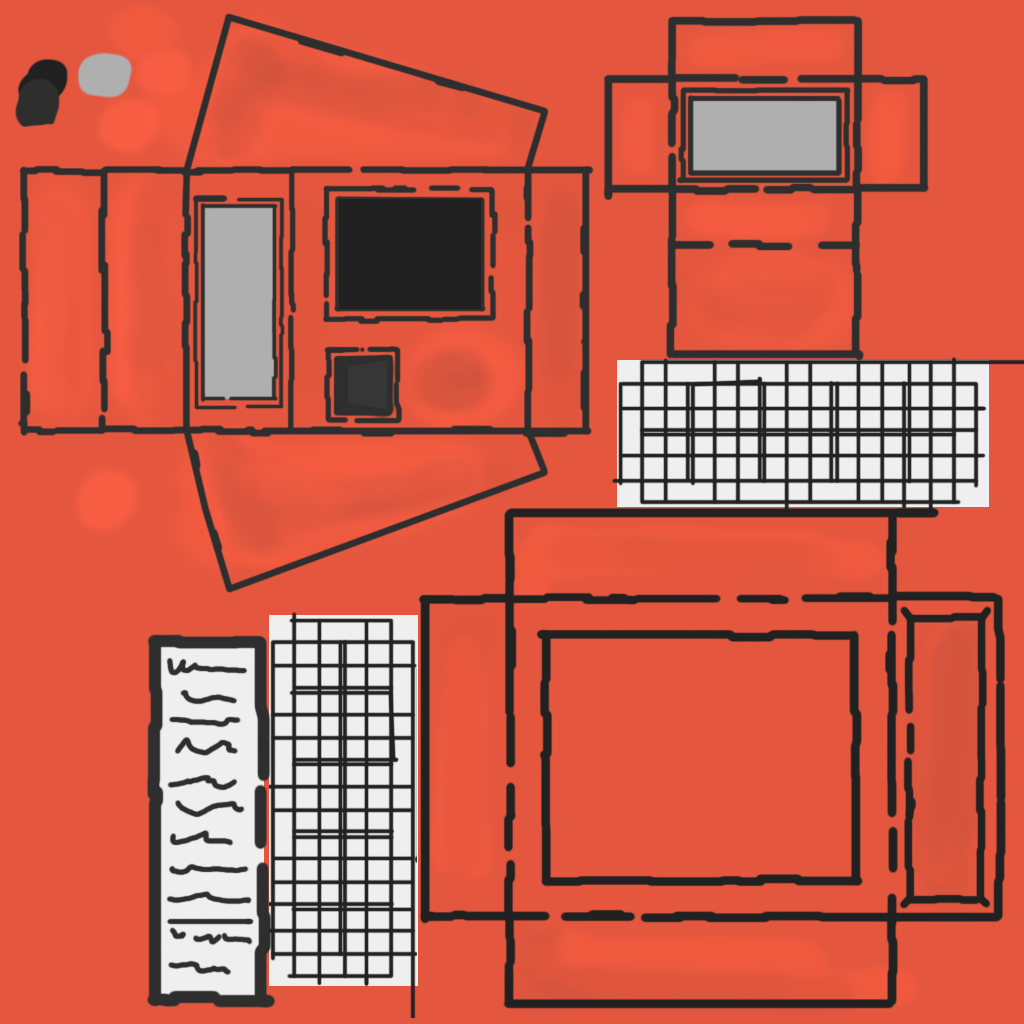
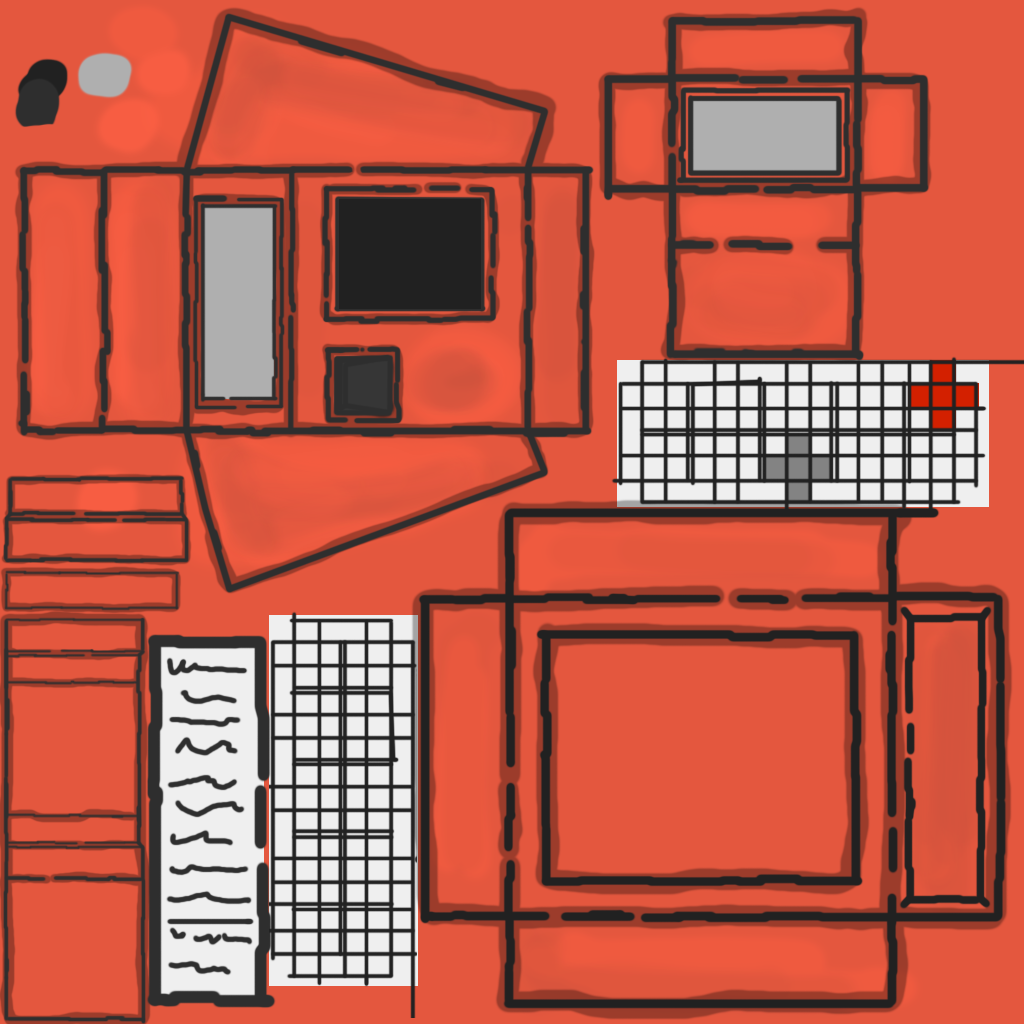
The second w=1024, h=1024 image is a revision of the first. Changes to its layers:
renamed "Layer 3" to "Outlines", painted on it over left=3, top=12, right=1013, bottom=1024
renamed "Layer 2" to "Shadows", blend normal → multiply, painted on it over left=0, top=6, right=1013, bottom=1024
painted on "Layer 1" over left=765, top=360, right=979, bottom=501
